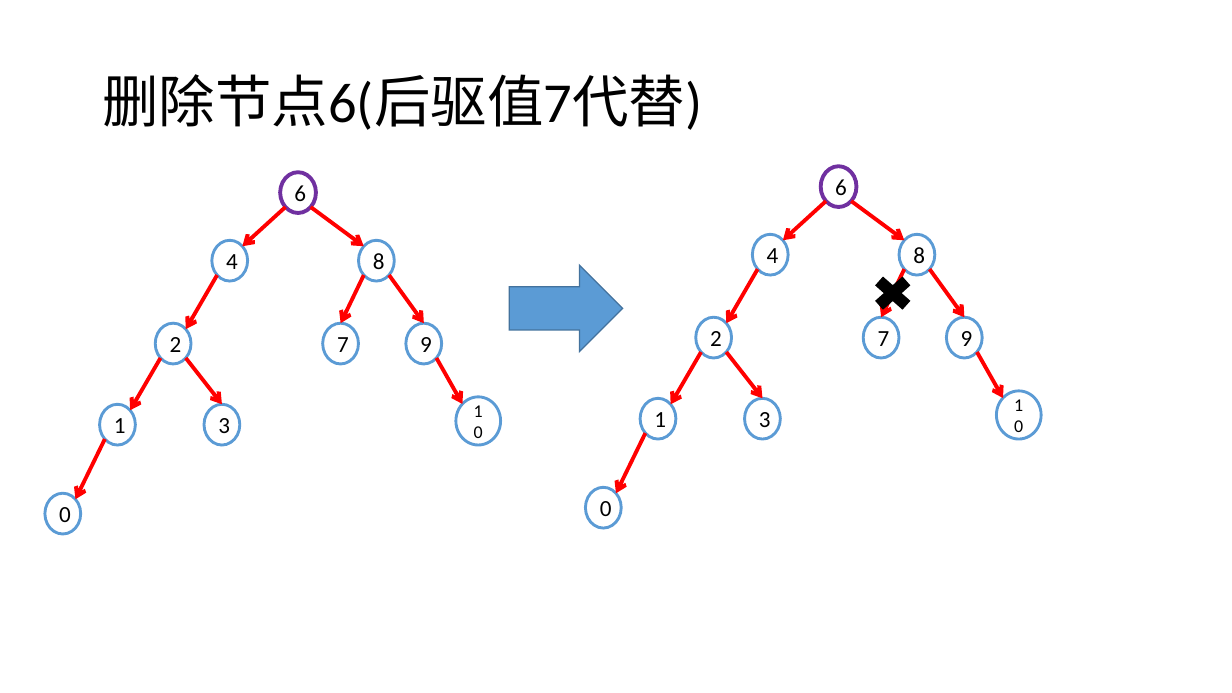
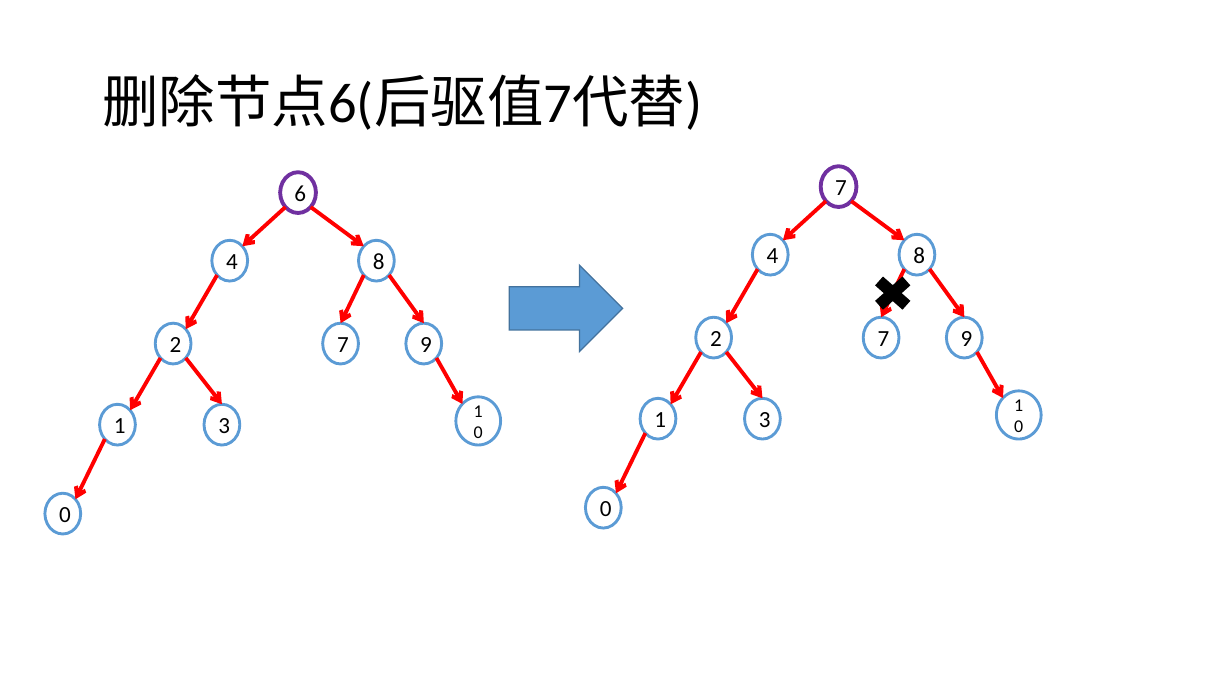
Before and after one commit to Waynefn/cpp_ds_algo, a slide deck: slide 27 of 课件/课件素材.pptx. Drawn at 1232x693 pixels with LibreOffice and Linux fonts; fonts in the diff are those of the drawing. Boxes give left, top, right and bottom in pixels: in the first picture for what was removed or moved away, otherwise in the second. Text is boxed around its words. In the diff, an @@ line names an element or a change of style, - is before the commit and + after.

```diff
--- a/课件/课件素材.pptx
+++ b/课件/课件素材.pptx
@@ text in ellipse at <box>835,180,847,195</box>: text changed @@
-6
+7
```
Also in this commit, not shown: 2 slides added, 2 other files.
